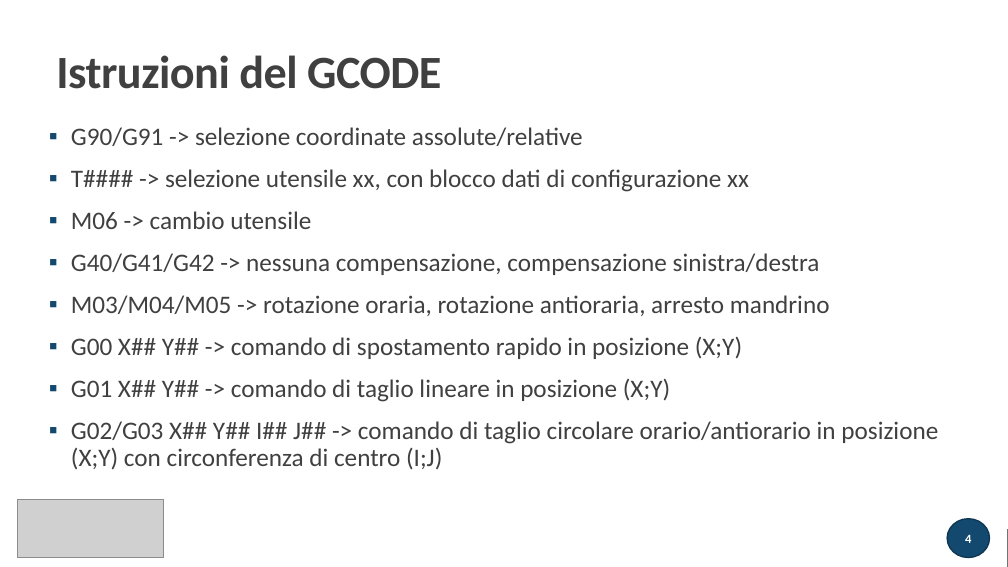
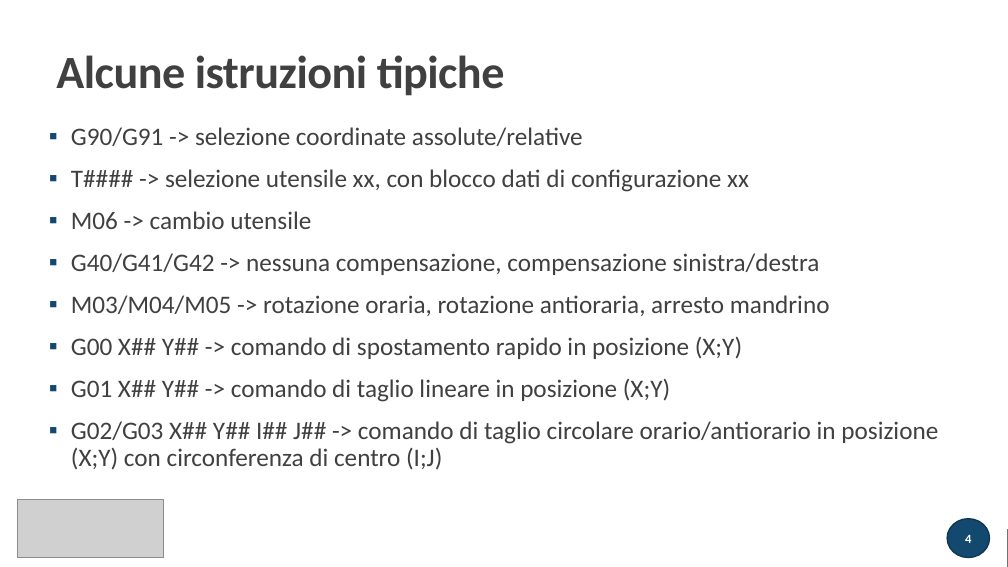
Before and after one commit to atusghen/GCODE, a slide deck: slide 4 of presentazione.pptx. Drawn at 1008x567 pixels with LibreOffice and Linux fonts; fonts in the diff are those of the drawing; grey boxes stand for pictures. Boxes give left, top, right and bottom in pixels: in the first picture for what was removed or moved away, otherwise in the second. Text is boxed around its words. In the diff, an @@ line names an element or a change of style, - is before the commit and + after.

```diff
--- a/presentazione.pptx
+++ b/presentazione.pptx
@@ title at (x1=56, y1=55, x2=505, y2=96): text changed @@
-Istruzioni del GCODE
+Alcune istruzioni tipiche
```
Also in this commit, not shown: 4 other slides changed, 2 slides added, 1 slide removed, 1 other file.
